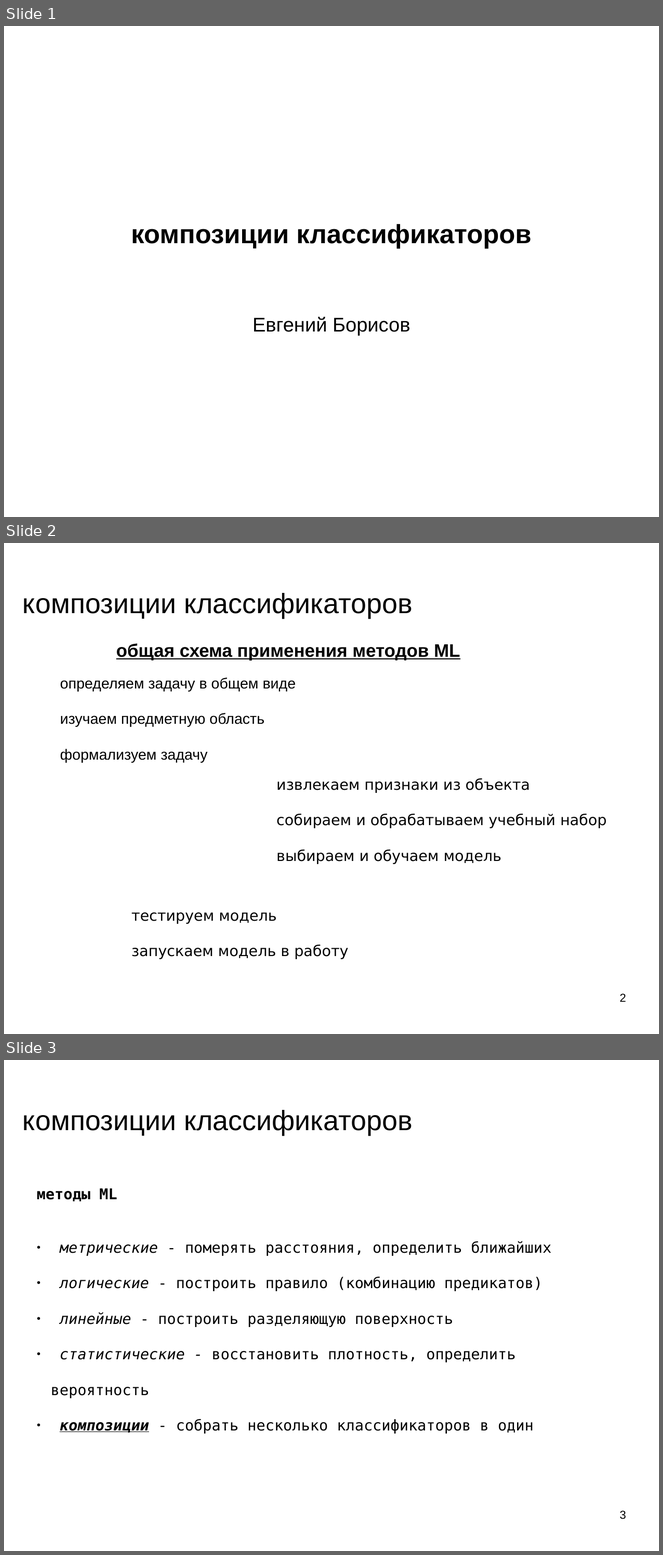
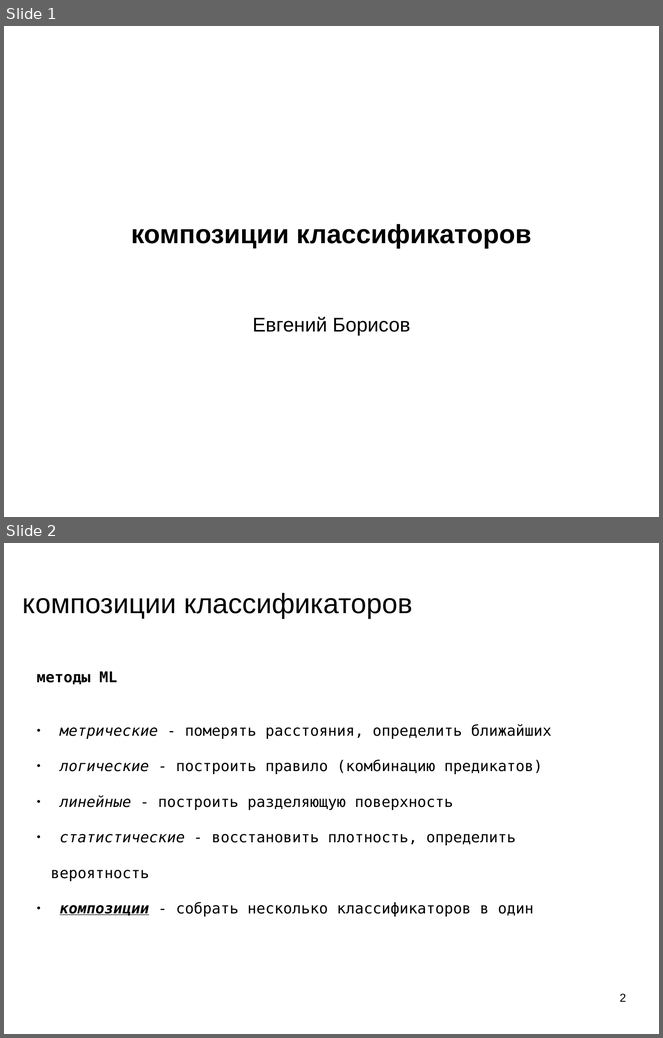
Before and after one commit to mechanoid5/ml_lectorium_legacy, a slide deck: 20-boost.odp. Shown one above the other, each under a label of ours: slides 1, 2 and 3 before the commit, slides 1 and 2 after it. The pictures are 663x1555 and 663x1038 pixels, drawn with LibreOffice and Linux fonts; fonts in the diff are those of the drawing; background and template pictures are left out. Boxes give left, top, right and bottom in pixels: in the first picture for what was removed or moved away, otherwise in the second. Text is boxed around its words. In the diff, an @@ line names an element or a change of style, - is before the commit and + after.

```diff
--- a/20-boost.odp
+++ b/20-boost.odp
@@ slide 2 removed at [4, 543, 659, 1034], background picture (left out) @@
@@ title removed at [23, 593, 413, 618] @@
-композиции классификаторов
@@ text removed at [116, 643, 460, 661] @@
-общая схема применения методов ML
@@ text removed at [60, 678, 296, 763] @@
-определяем задачу в общем виде
-изучаем предметную область
-формализуем задачу
@@ text removed at [276, 779, 607, 864] @@
-извлекаем признаки из объекта
-собираем и обрабатываем учебный набор
-выбираем и обучаем модель
@@ text removed at [131, 913, 348, 960] @@
-тестируем модель
-запускаем модель в работу
@@ page number removed at [620, 994, 626, 1002] @@
-2
@@ what was slide 3 is now slide 2 @@
@@ page number at [620, 994, 626, 1002]: text changed @@
-3
+2
```
Also in this commit, not shown: 3 other files.
